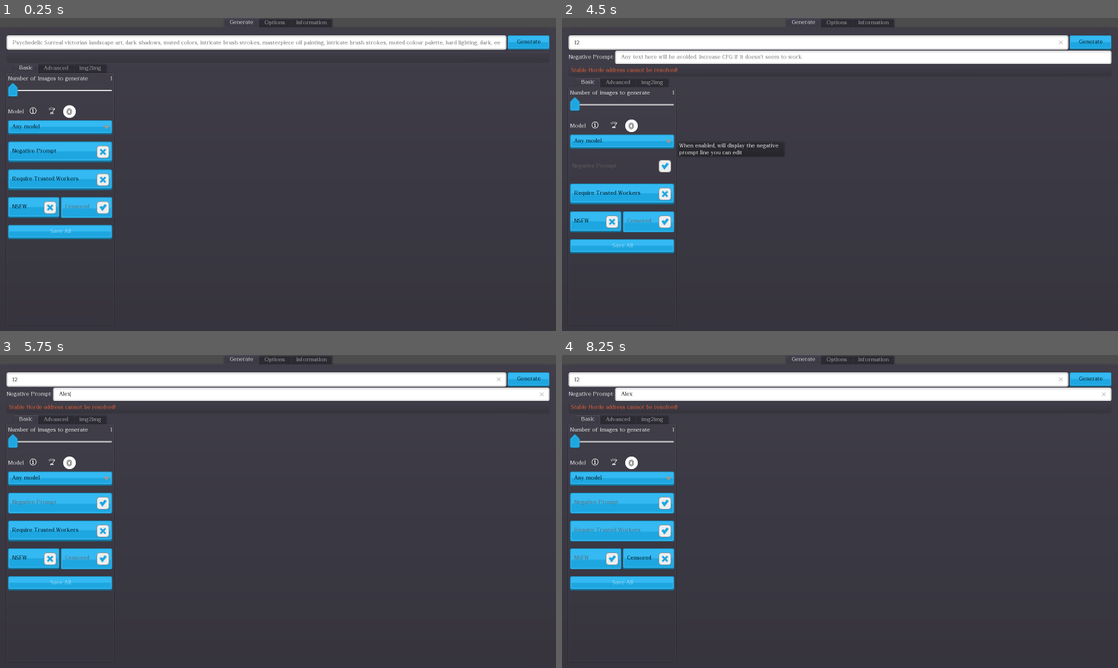
Above: before the commit, frames 1-4 (two rows, left to right).
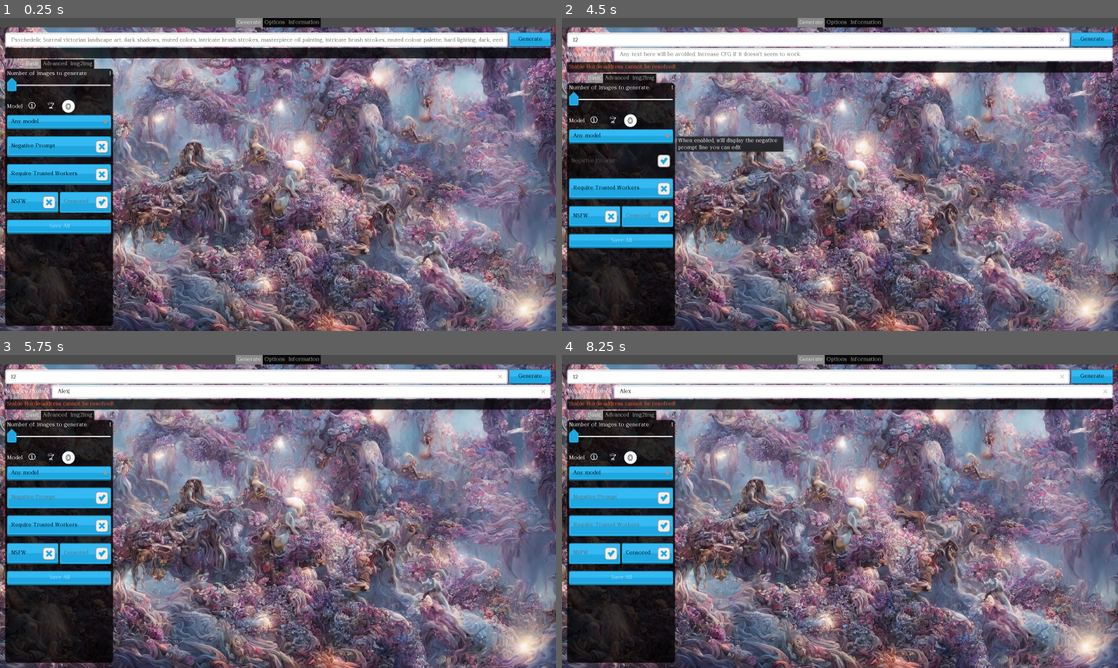
Above: after the commit, the same moments.

Repository: Haidra-Org/Lucid-Creations
Game: Godot game, scene res://StableHordeClient.tscn
Two runs of this game, one before a commit and one after it. Both use one fixed random seed, a clock stepped at 60 frames per second and the inputs below.
Inputs (mouse positions are in pixels of both pictures, inside the frame that each line leads up to; where the layout moved, square brackets give the same spot in the first picture):
- Up to frame 1 (0.25 s): no input
- Up to frame 2 (4.5 s): click (817, 43) at 0.52 s; type "12" at 0.6 s; click "Generate" at 1.25 s; click (595, 105) [595, 111] at 2 s; click (612, 105) [612, 111] at 2.75 s; click "Any model" at 3.5 s; click "Negative Prompt" at 4.25 s
- Up to frame 3 (5.75 s): click (300, 395) at 5.02 s; type "Alex" at 5.1 s
- Up to frame 4 (8.25 s): click "Require Trusted Workers" at 5.75 s; click "NSFW" at 6.5 s; click "Censored" at 7.25 s; click "Generate" at 8 s

The runs differ from the first frame. In frame 1, 83% of the frame differs, in the area x 0-100%, y 0-100%; in frame 2, 80%; in frame 3, 79%; in frame 4, 79%.

Commit message:
theme tweaks

Diff:
--- a/StableHordeClient.tscn
+++ b/StableHordeClient.tscn
@@ -17,6 +17,11 @@
 [ext_resource path="res://theme/gantari/Gantari[wght].ttf" type="DynamicFontData" id=15]
 [ext_resource path="res://assets/icons/circle.png" type="Texture" id=16]
 [ext_resource path="res://PopupInfoPanel.tscn" type="PackedScene" id=17]
+[ext_resource path="res://assets/1668640648_1911265260.webp" type="Texture" id=18]
+
+[sub_resource type="StyleBoxTexture" id=4]
+texture = ExtResource( 18 )
+region_rect = Rect2( 0, 0, 1600, 896 )
 
 [sub_resource type="StyleBoxTexture" id=2]
 texture = ExtResource( 8 )
@@ -34,6 +39,13 @@
 use_filter = true
 font_data = ExtResource( 15 )
 
+[sub_resource type="StyleBoxFlat" id=5]
+bg_color = Color( 0, 0, 0, 0.756863 )
+corner_radius_top_left = 20
+corner_radius_top_right = 20
+corner_radius_bottom_right = 20
+corner_radius_bottom_left = 20
+
 [sub_resource type="GDScript" id=1]
 script/source = "extends Label
 
@@ -45,6 +57,7 @@
 anchor_right = 1.0
 anchor_bottom = 1.0
 theme = ExtResource( 3 )
+custom_styles/panel = SubResource( 4 )
 script = ExtResource( 1 )
 
 [node name="StableHordeClient" type="HTTPRequest" parent="."]
@@ -54,10 +67,7 @@
 [node name="Generate" type="MarginContainer" parent="."]
 anchor_right = 1.0
 anchor_bottom = 1.0
-margin_left = 4.0
-margin_top = 35.0
-margin_right = -4.0
-margin_bottom = -4.0
+margin_top = 27.0
 custom_constants/margin_right = 15
 custom_constants/margin_top = 15
 custom_constants/margin_left = 15
@@ -66,23 +76,23 @@
 [node name="VBoxContainer" type="VBoxContainer" parent="Generate"]
 margin_left = 15.0
 margin_top = 15.0
-margin_right = 1577.0
-margin_bottom = 846.0
+margin_right = 1585.0
+margin_bottom = 858.0
 custom_constants/separation = 3
 
 [node name="Generate" type="HBoxContainer" parent="Generate/VBoxContainer"]
-margin_right = 1562.0
+margin_right = 1570.0
 margin_bottom = 41.0
 
 [node name="PromptCC" type="MarginContainer" parent="Generate/VBoxContainer/Generate"]
 unique_name_in_owner = true
-margin_right = 1438.0
+margin_right = 1446.0
 margin_bottom = 41.0
 size_flags_horizontal = 3
 
 [node name="PromptLine" type="LineEdit" parent="Generate/VBoxContainer/Generate/PromptCC"]
 unique_name_in_owner = true
-margin_right = 1438.0
+margin_right = 1446.0
 margin_bottom = 41.0
 size_flags_horizontal = 3
 clear_button_enabled = true
@@ -91,12 +101,12 @@
 [node name="PromptCover" type="ColorRect" parent="Generate/VBoxContainer/Generate/PromptCC"]
 unique_name_in_owner = true
 visible = false
-margin_right = 1438.0
+margin_right = 1446.0
 margin_bottom = 41.0
 
 [node name="GenerationsProcessing" type="TextureProgress" parent="Generate/VBoxContainer/Generate/PromptCC"]
 unique_name_in_owner = true
-margin_right = 1438.0
+margin_right = 1446.0
 margin_bottom = 41.0
 mouse_filter = 2
 max_value = 20.0
@@ -111,7 +121,7 @@
 
 [node name="GenerationsDone" type="TextureProgress" parent="Generate/VBoxContainer/Generate/PromptCC"]
 unique_name_in_owner = true
-margin_right = 1438.0
+margin_right = 1446.0
 margin_bottom = 41.0
 mouse_filter = 2
 max_value = 20.0
@@ -127,7 +137,7 @@
 unique_name_in_owner = true
 visible = false
 margin_top = 12.0
-margin_right = 1438.0
+margin_right = 1446.0
 margin_bottom = 29.0
 custom_colors/font_color = Color( 0, 0, 0, 1 )
 custom_colors/font_outline_modulate = Color( 1, 1, 1, 1 )
@@ -139,8 +149,8 @@
 
 [node name="GenerateButton" type="Button" parent="Generate/VBoxContainer/Generate"]
 unique_name_in_owner = true
-margin_left = 1442.0
-margin_right = 1562.0
+margin_left = 1450.0
+margin_right = 1570.0
 margin_bottom = 41.251
 rect_min_size = Vector2( 120, 0 )
 text = "Generate"
@@ -180,41 +190,41 @@
 
 [node name="StatusPanel" type="PanelContainer" parent="Generate/VBoxContainer"]
 margin_top = 44.0
-margin_right = 1562.0
-margin_bottom = 78.0
+margin_right = 1570.0
+margin_bottom = 74.0
 
 [node name="StatusText" type="RichTextLabel" parent="Generate/VBoxContainer/StatusPanel"]
 unique_name_in_owner = true
-margin_left = 7.0
-margin_top = 7.0
-margin_right = 1555.0
-margin_bottom = 27.0
+margin_left = 5.0
+margin_top = 5.0
+margin_right = 1565.0
+margin_bottom = 25.0
 rect_min_size = Vector2( 0, 20 )
 bbcode_enabled = true
 fit_content_height = true
 scroll_active = false
 
 [node name="MainArea" type="HBoxContainer" parent="Generate/VBoxContainer"]
-margin_top = 81.0
-margin_right = 1562.0
-margin_bottom = 831.0
+margin_top = 77.0
+margin_right = 1570.0
+margin_bottom = 843.0
 size_flags_horizontal = 3
 size_flags_vertical = 3
 custom_constants/separation = 20
 
 [node name="Controls" type="TabContainer" parent="Generate/VBoxContainer/MainArea"]
 unique_name_in_owner = true
-margin_right = 308.0
-margin_bottom = 750.0
+margin_right = 310.0
+margin_bottom = 766.0
 
 [node name="Basic" type="VBoxContainer" parent="Generate/VBoxContainer/MainArea/Controls"]
 unique_name_in_owner = true
 anchor_right = 1.0
 anchor_bottom = 1.0
-margin_left = 4.0
-margin_top = 35.0
-margin_right = -4.0
-margin_bottom = -4.0
+margin_left = 5.0
+margin_top = 32.0
+margin_right = -5.0
+margin_bottom = -5.0
 rect_min_size = Vector2( 300, 0 )
 size_flags_horizontal = 3
 custom_constants/separation = 20
@@ -533,9 +543,9 @@
 
 [node name="Display" type="VBoxContainer" parent="Generate/VBoxContainer/MainArea"]
 unique_name_in_owner = true
-margin_left = 328.0
-margin_right = 1562.0
-margin_bottom = 750.0
+margin_left = 330.0
+margin_right = 1570.0
+margin_bottom = 766.0
 size_flags_horizontal = 3
 
 [node name="DisplayFocus" type="VBoxContainer" parent="Generate/VBoxContainer/MainArea/Display"]
@@ -646,15 +656,15 @@
 
 [node name="GridScroll" type="ScrollContainer" parent="Generate/VBoxContainer/MainArea/Display"]
 unique_name_in_owner = true
-margin_right = 1234.0
-margin_bottom = 750.0
+margin_right = 1240.0
+margin_bottom = 766.0
 rect_min_size = Vector2( 900, 600 )
 size_flags_vertical = 3
 
 [node name="Grid" type="GridContainer" parent="Generate/VBoxContainer/MainArea/Display/GridScroll"]
 unique_name_in_owner = true
-margin_right = 1234.0
-margin_bottom = 750.0
+margin_right = 1240.0
+margin_bottom = 766.0
 size_flags_horizontal = 3
 size_flags_vertical = 3
 columns = 9
@@ -663,10 +673,7 @@
 visible = false
 anchor_right = 1.0
 anchor_bottom = 1.0
-margin_left = 4.0
-margin_top = 35.0
-margin_right = -4.0
-margin_bottom = -4.0
+margin_top = 27.0
 custom_constants/margin_right = 15
 custom_constants/margin_top = 15
 custom_constants/margin_left = 15
@@ -676,24 +683,24 @@
 [node name="VBC" type="VBoxContainer" parent="Options"]
 margin_left = 15.0
 margin_top = 15.0
-margin_right = 1577.0
-margin_bottom = 846.0
+margin_right = 1585.0
+margin_bottom = 858.0
 custom_constants/separation = 10
 
 [node name="HBC" type="HBoxContainer" parent="Options/VBC"]
-margin_right = 1562.0
-margin_bottom = 831.0
+margin_right = 1570.0
+margin_bottom = 843.0
 size_flags_horizontal = 3
 size_flags_vertical = 3
 
 [node name="VBCLeft" type="VBoxContainer" parent="Options/VBC/HBC"]
-margin_right = 518.0
-margin_bottom = 831.0
+margin_right = 520.0
+margin_bottom = 843.0
 size_flags_horizontal = 3
 
 [node name="APIKeyLabel" type="RichTextLabel" parent="Options/VBC/HBC/VBCLeft"]
 unique_name_in_owner = true
-margin_right = 518.0
+margin_right = 520.0
 margin_bottom = 18.0
 bbcode_enabled = true
 bbcode_text = "API Key [url=register](Register)[/url]"
@@ -703,7 +710,7 @@
 [node name="APIKey" type="LineEdit" parent="Options/VBC/HBC/VBCLeft"]
 unique_name_in_owner = true
 margin_top = 22.0
-margin_right = 518.0
+margin_right = 520.0
 margin_bottom = 60.4343
 secret = true
 clear_button_enabled = true
@@ -711,19 +718,19 @@
 [node name="SaveDirLabel" type="Label" parent="Options/VBC/HBC/VBCLeft"]
 unique_name_in_owner = true
 margin_top = 64.0
-margin_right = 518.0
+margin_right = 520.0
 margin_bottom = 81.0
 text = "Save Directory"
 autowrap = true
 
 [node name="HBoxContainer" type="HBoxContainer" parent="Options/VBC/HBC/VBCLeft"]
 margin_top = 85.0
-margin_right = 518.0
+margin_right = 520.0
 margin_bottom = 126.0
 
 [node name="SaveDir" type="LineEdit" parent="Options/VBC/HBC/VBCLeft/HBoxContainer"]
 unique_name_in_owner = true
-margin_right = 436.0
+margin_right = 438.0
 margin_bottom = 41.0
 size_flags_horizontal = 3
 editable = false
@@ -731,8 +738,8 @@
 
 [node name="SaveDirBrowseButton" type="Button" parent="Options/VBC/HBC/VBCLeft/HBoxContainer"]
 unique_name_in_owner = true
-margin_left = 440.0
-margin_right = 518.324
+margin_left = 442.0
+margin_right = 520.324
 margin_bottom = 41.251
 text = "Browse"
 
@@ -748,79 +755,93 @@
 [node name="RememberPrompt" type="CheckButton" parent="Options/VBC/HBC/VBCLeft"]
 unique_name_in_owner = true
 margin_top = 130.0
-margin_right = 518.0
+margin_right = 520.0
 margin_bottom = 190.251
 text = "Remember Prompt"
 
 [node name="LargerValues" type="CheckButton" parent="Options/VBC/HBC/VBCLeft"]
 unique_name_in_owner = true
 margin_top = 194.0
-margin_right = 518.0
+margin_right = 520.0
 margin_bottom = 254.251
 text = "Larger Values"
 
 [node name="VBCMiddle" type="VBoxContainer" parent="Options/VBC/HBC"]
-margin_left = 522.0
-margin_right = 1040.0
-margin_bottom = 831.0
+margin_left = 524.0
+margin_right = 1045.0
+margin_bottom = 843.0
 size_flags_horizontal = 3
 
 [node name="VBCRight" type="VBoxContainer" parent="Options/VBC/HBC"]
-margin_left = 1044.0
-margin_right = 1562.0
-margin_bottom = 831.0
+margin_left = 1049.0
+margin_right = 1570.0
+margin_bottom = 843.0
 size_flags_horizontal = 3
 
 [node name="Information" type="MarginContainer" parent="."]
 visible = false
 anchor_right = 1.0
 anchor_bottom = 1.0
-margin_left = 4.0
-margin_top = 35.0
-margin_right = -4.0
-margin_bottom = 160.0
+margin_top = 27.0
 custom_constants/margin_right = 15
 custom_constants/margin_top = 15
 custom_constants/margin_left = 15
 custom_constants/margin_bottom = 15
 
-[node name="VBoxContainer" type="VBoxContainer" parent="Information"]
+[node name="PanelContainer" type="Panel" parent="Information"]
 margin_left = 15.0
 margin_top = 15.0
-margin_right = 1577.0
-margin_bottom = 1010.0
+margin_right = 1585.0
+margin_bottom = 858.0
+custom_styles/panel = SubResource( 5 )
+
+[node name="MarginContainer" type="MarginContainer" parent="Information"]
+margin_left = 15.0
+margin_top = 15.0
+margin_right = 1585.0
+margin_bottom = 858.0
+custom_constants/margin_right = 20
+custom_constants/margin_top = 20
+custom_constants/margin_left = 20
+custom_constants/margin_bottom = 20
+
+[node name="VBoxContainer" type="VBoxContainer" parent="Information/MarginContainer"]
+margin_left = 20.0
+margin_top = 20.0
+margin_right = 1550.0
+margin_bottom = 823.0
 custom_constants/separation = 10
 
-[node name="HBoxContainer" type="HBoxContainer" parent="Information/VBoxContainer"]
-margin_right = 1562.0
+[node name="HBoxContainer" type="HBoxContainer" parent="Information/MarginContainer/VBoxContainer"]
+margin_right = 1530.0
 margin_bottom = 17.0
 
-[node name="Title" type="Label" parent="Information/VBoxContainer/HBoxContainer"]
+[node name="Title" type="Label" parent="Information/MarginContainer/VBoxContainer/HBoxContainer"]
 margin_right = 142.0
 margin_bottom = 17.0
 text = "Stable Horde Client"
 
-[node name="Version" type="Label" parent="Information/VBoxContainer/HBoxContainer"]
+[node name="Version" type="Label" parent="Information/MarginContainer/VBoxContainer/HBoxContainer"]
 margin_left = 146.0
 margin_right = 207.0
 margin_bottom = 17.0
 text = "Version:"
 script = SubResource( 1 )
 
-[node name="HBC" type="HBoxContainer" parent="Information/VBoxContainer"]
+[node name="HBC" type="HBoxContainer" parent="Information/MarginContainer/VBoxContainer"]
 margin_top = 27.0
-margin_right = 1562.0
-margin_bottom = 831.0
+margin_right = 1530.0
+margin_bottom = 803.0
 size_flags_horizontal = 3
 size_flags_vertical = 3
 
-[node name="VBC1" type="VBoxContainer" parent="Information/VBoxContainer/HBC"]
+[node name="VBC1" type="VBoxContainer" parent="Information/MarginContainer/VBoxContainer/HBC"]
 margin_right = 800.0
-margin_bottom = 804.0
+margin_bottom = 776.0
 size_flags_horizontal = 3
 size_flags_vertical = 3
 
-[node name="Infodump" type="RichTextLabel" parent="Information/VBoxContainer/HBC/VBC1"]
+[node name="Infodump" type="RichTextLabel" parent="Information/MarginContainer/VBoxContainer/HBC/VBC1"]
 margin_right = 800.0
 margin_bottom = 108.0
 rect_min_size = Vector2( 800, 0 )
@@ -839,15 +860,15 @@
 scroll_active = false
 script = ExtResource( 4 )
 
-[node name="VBC2" type="VBoxContainer" parent="Information/VBoxContainer/HBC"]
+[node name="VBC2" type="VBoxContainer" parent="Information/MarginContainer/VBoxContainer/HBC"]
 margin_left = 804.0
-margin_right = 1562.0
-margin_bottom = 804.0
+margin_right = 1530.0
+margin_bottom = 776.0
 size_flags_horizontal = 3
 size_flags_vertical = 3
 
-[node name="Credits" type="RichTextLabel" parent="Information/VBoxContainer/HBC/VBC2"]
-margin_right = 758.0
+[node name="Credits" type="RichTextLabel" parent="Information/MarginContainer/VBoxContainer/HBC/VBC2"]
+margin_right = 726.0
 margin_bottom = 18.0
 bbcode_enabled = true
 bbcode_text = "Contributors"
@@ -863,5 +884,5 @@
 [connection signal="item_selected" from="Generate/VBoxContainer/MainArea/Controls/Advanced/SamplerMethod" to="." method="_on_SamplerMethod_item_selected"]
 [connection signal="meta_clicked" from="Options/VBC/HBC/VBCLeft/APIKeyLabel" to="." method="_on_APIKeyLabel_meta_clicked"]
 [connection signal="text_changed" from="Options/VBC/HBC/VBCLeft/APIKey" to="." method="_on_APIKey_text_changed"]
-[connection signal="meta_clicked" from="Information/VBoxContainer/HBC/VBC1/Infodump" to="Information/VBoxContainer/HBC/VBC1/Infodump" method="_on_Infodump_meta_clicked"]
-[connection signal="meta_clicked" from="Information/VBoxContainer/HBC/VBC2/Credits" to="Information/VBoxContainer/HBC/VBC2/Credits" method="_on_Credits_meta_clicked"]
+[connection signal="meta_clicked" from="Information/MarginContainer/VBoxContainer/HBC/VBC1/Infodump" to="Information/MarginContainer/VBoxContainer/HBC/VBC1/Infodump" method="_on_Infodump_meta_clicked"]
+[connection signal="meta_clicked" from="Information/MarginContainer/VBoxContainer/HBC/VBC2/Credits" to="Information/MarginContainer/VBoxContainer/HBC/VBC2/Credits" method="_on_Credits_meta_clicked"]
--- a/theme/kenneyUI-blue.tres
+++ b/theme/kenneyUI-blue.tres
@@ -112,6 +112,13 @@
 margin_right = 13.3469
 margin_top = 13.3469
 margin_bottom = 11.2935
+
+[sub_resource type="StyleBoxFlat" id=36]
+content_margin_left = 5.0
+content_margin_right = 5.0
+content_margin_top = 5.0
+content_margin_bottom = 5.0
+bg_color = Color( 0, 0, 0, 0.745098 )
 
 [sub_resource type="AtlasTexture" id=22]
 flags = 4
@@ -158,6 +165,29 @@
 margin_bottom = 13.9025
 expand_margin_top = 10.0
 expand_margin_bottom = 10.0
+
+[sub_resource type="StyleBoxFlat" id=32]
+content_margin_left = 5.0
+content_margin_right = 5.0
+content_margin_top = 5.0
+content_margin_bottom = 5.0
+bg_color = Color( 0, 0, 0, 0.784314 )
+corner_radius_top_left = 10
+corner_radius_top_right = 10
+corner_radius_bottom_right = 10
+corner_radius_bottom_left = 10
+
+[sub_resource type="StyleBoxFlat" id=35]
+content_margin_left = 5.0
+content_margin_right = 5.0
+bg_color = Color( 0, 0, 0, 0.862745 )
+
+[sub_resource type="StyleBoxFlat" id=34]
+content_margin_left = 5.0
+content_margin_right = 5.0
+bg_color = Color( 0.6, 0.6, 0.6, 0.780392 )
+corner_radius_top_left = 3
+corner_radius_top_right = 3
 
 [sub_resource type="StyleBoxTexture" id=28]
 content_margin_left = 12.0
@@ -263,6 +293,7 @@
 OptionButton/styles/normal = null
 OptionButton/styles/pressed = null
 Panel/styles/panel = SubResource( 21 )
+PanelContainer/styles/panel = SubResource( 36 )
 PopupMenu/colors/font_color = Color( 0, 0, 0, 1 )
 PopupMenu/colors/font_color_accel = Color( 0.701961, 0.701961, 0.701961, 0.8 )
 PopupMenu/colors/font_color_disabled = Color( 0.4, 0.4, 0.4, 0.8 )
@@ -282,6 +313,24 @@
 PopupMenu/styles/panel_disabled = null
 PopupMenu/styles/separator = null
 ProgressBar/styles/fg = ExtResource( 3 )
+TabContainer/colors/font_color_bg = Color( 0.69, 0.69, 0.69, 1 )
+TabContainer/colors/font_color_disabled = Color( 0.9, 0.9, 0.9, 0.2 )
+TabContainer/colors/font_color_fg = Color( 0.94, 0.94, 0.94, 1 )
+TabContainer/constants/hseparation = 4
+TabContainer/constants/label_valign_bg = 2
+TabContainer/constants/label_valign_fg = 0
+TabContainer/constants/side_margin = 8
+TabContainer/constants/top_margin = 24
+TabContainer/icons/decrement = null
+TabContainer/icons/decrement_highlight = null
+TabContainer/icons/increment = null
+TabContainer/icons/increment_highlight = null
+TabContainer/icons/menu = null
+TabContainer/icons/menu_highlight = null
+TabContainer/styles/panel = SubResource( 32 )
+TabContainer/styles/tab_bg = SubResource( 35 )
+TabContainer/styles/tab_disabled = null
+TabContainer/styles/tab_fg = SubResource( 34 )
 TextEdit/colors/background_color = Color( 0, 0, 0, 0 )
 TextEdit/colors/bookmark_color = Color( 0.08, 0.49, 0.98, 1 )
 TextEdit/colors/brace_mismatch_color = Color( 1, 0.2, 0.2, 1 )
Not shown: 1 places in StableHordeClient.tscn that only renumber resources
Binary file added: assets/128x128.png
Not shown, added: assets/128x128.png.import
Binary file added: assets/1668639575_2742241642.webp
Not shown, added: assets/1668639575_2742241642.webp.import
Binary file added: assets/1668640648_1911265260.webp
Not shown, added: assets/1668640648_1911265260.webp.import
Binary file added: assets/1668640648_2362995226.webp
Not shown, added: assets/1668640648_2362995226.webp.import
Binary file added: assets/1668640648_612798516.webp
Not shown, added: assets/1668640648_612798516.webp.import
Binary file added: assets/1668641089_1287428924.webp
(and 4 more such lines)
